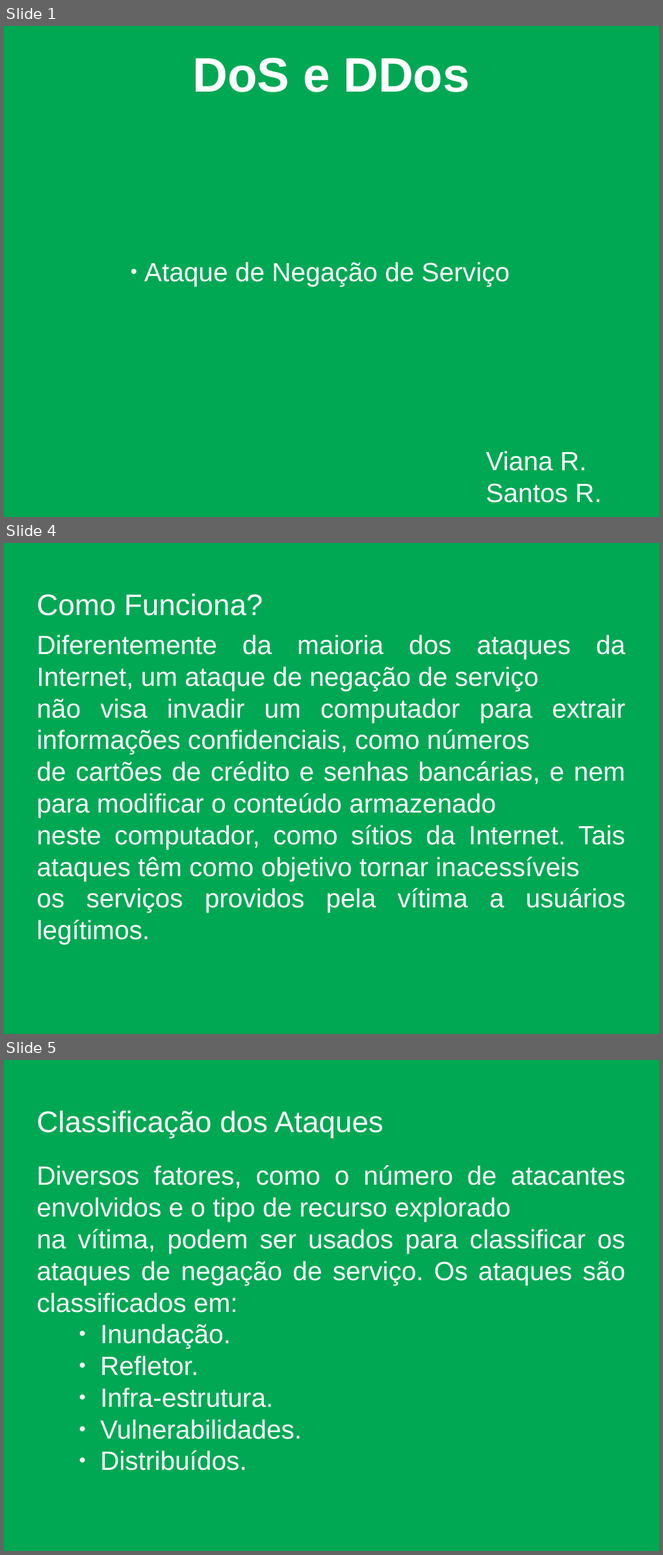
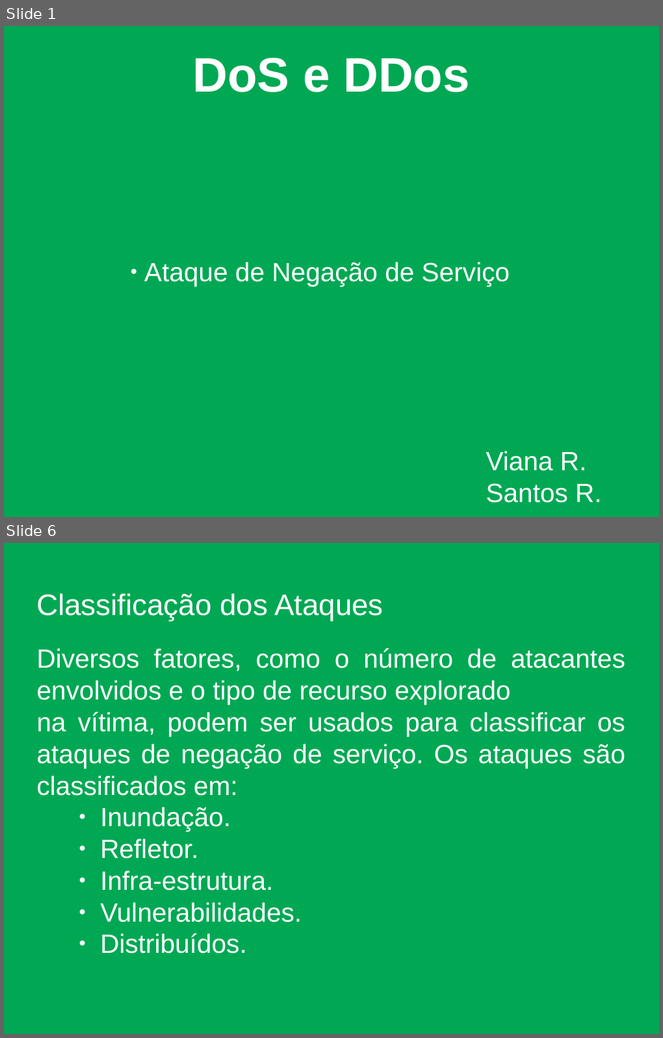
Before and after one commit to rafaelgov95/bitruncado, a slide deck: Apresentação/Lista-I/Sem título 1.odp. Shown one above the other, each under a label of ours: slides 1, 4 and 5 before the commit, slides 1 and 6 after it; the slides between them are not shown. The pictures are 663x1555 and 663x1038 pixels, drawn with LibreOffice and Linux fonts; fonts in the diff are those of the drawing; background and template pictures are left out. Boxes give left, top, right and bottom in pixels: in the first picture for what was removed or moved away, otherwise in the second. Text is boxed around its words. In the diff, an @@ line names an element or a change of style, - is before the commit and + after.

```diff
--- a/Apresentação/Lista-I/Sem título 1.odp
+++ b/Apresentação/Lista-I/Sem título 1.odp
@@ slide 4 removed at bbox=[4, 543, 659, 1034], background picture (left out) @@
@@ title removed at bbox=[36, 594, 263, 616] @@
-Como Funciona?
@@ subtitle removed at bbox=[36, 635, 626, 945] @@
-Diferentemente da maioria dos ataques da Internet, um ataque de negação de serviço
-não visa invadir um computador para extrair informações confidenciais, como números
-de cartões de crédito e senhas bancárias, e nem para modificar o conteúdo armazenado
-neste computador, como sítios da Internet. Tais ataques têm como objetivo tornar inacessíveis
-os serviços providos pela vítima a usuários legítimos.
@@ what was slide 5 is now slide 6 @@
```
Also in this commit, not shown: 3 slides changed, 3 slides added, 1 other slide removed, 2 other files.
